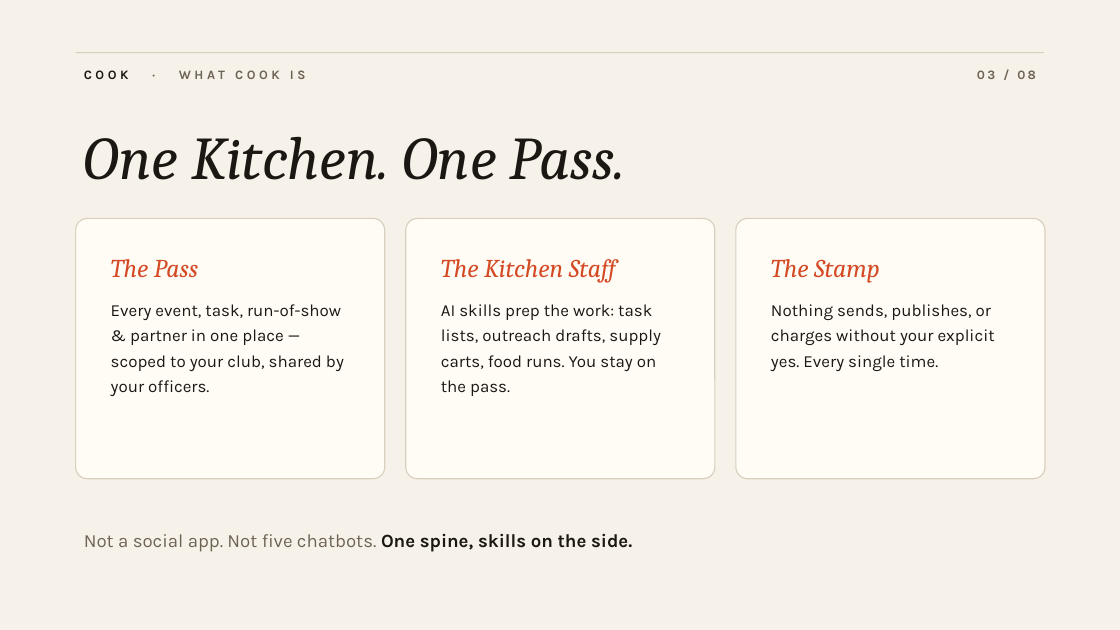
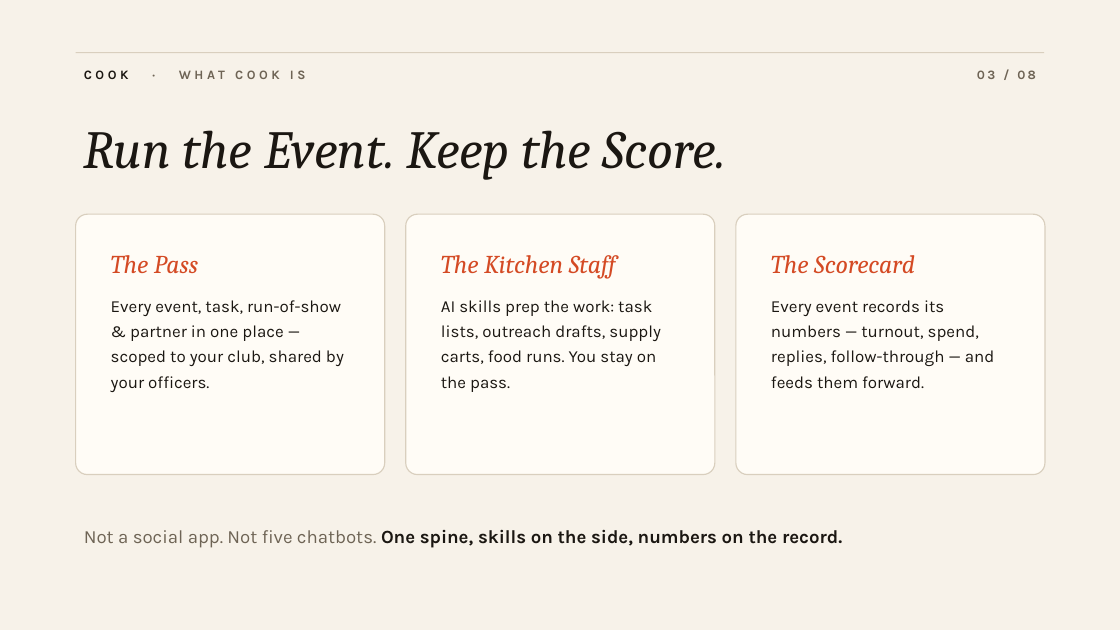
Before and after one commit to idildogaturkmen/COOK, a slide deck: slide 3 of docs/cook-demo.pptx. Drawn at 1120x630 pixels with LibreOffice and Linux fonts; fonts in the diff are those of the drawing. Boxes give left, top, right and bottom in pixels: in the first picture for what was removed or moved away, otherwise in the second. Text is boxed around its words. In the diff, an @@ line names an element or a change of style, - is before the commit and + after.

```diff
--- a/docs/cook-demo.pptx
+++ b/docs/cook-demo.pptx
@@ text at (84,130,726,180): text changed; size 52 to 46 pt @@
-One Kitchen. One Pass.
+Run the Event. Keep the Score.
@@ 3 rounded rectangles, 2 texts: place and size @@
-3 rounded rectangles, 2 texts at (76,218,1045,479)
+3 rounded rectangles, 2 texts at (76,214,1045,475)
@@ text at (771,255,995,388): text changed @@
-The Stamp
-Nothing sends, publishes, or charges without your explicit yes. Every single time.
+The Scorecard
+Every event records its numbers — turnout, spend, replies, follow-through — and feeds them forward.
@@ text at (84,530,842,548): text changed; text colour #6E6455 to #1B1712; bold on @@
-Not a social app. Not five chatbots. One spine, skills on the side.
+Not a social app. Not five chatbots. One spine, skills on the side, numbers on the record.
```
Also in this commit, not shown: 6 other slides changed, 1 slide added, 1 slide removed, 1 other file.
